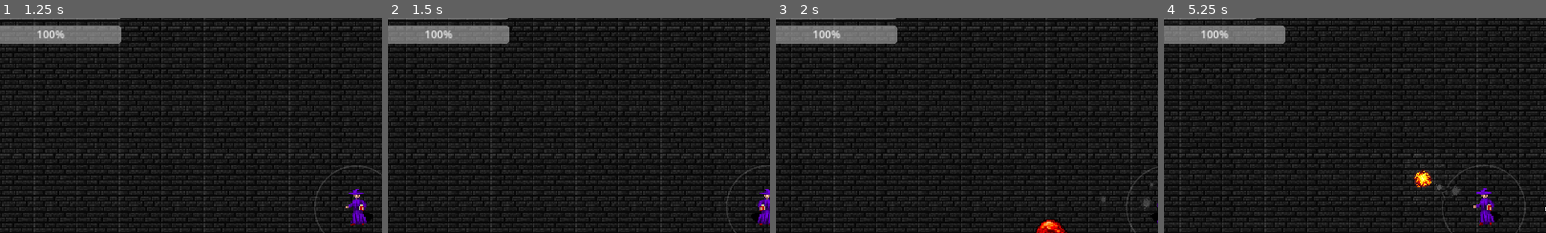
Above: before the commit, frames 1-4 (left to right).
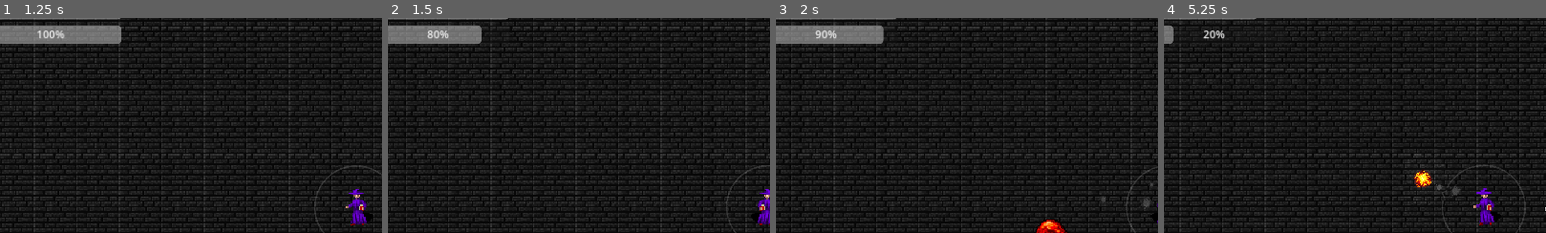
Above: after the commit, the same moments.

Repository: adrianwhatfield/ancient-arena
Game: Godot game, scene res://Scenes/main_menu.tscn
Two runs of this game, one before a commit and one after it. Both use one fixed random seed, a clock stepped at 60 frames per second and the inputs below.
Inputs (mouse positions are % of the whole screen's width and height, from its top left):
- Up to frame 1 (1.25 s): click "START" at 0.5 s
- Up to frame 2 (1.5 s): move the mouse to (72, 45) at 1.27 s; hold D (right) from 1.28 s (still down); click (72, 45) at 1.35 s
- Up to frame 3 (2 s): keep holding D (right)
- Up to frame 4 (5.25 s): move the mouse to (30, 55) at 2.02 s; release D (right) at 2.03 s; hold S (down) 2.03-2.78 s; click (30, 55) at 2.1 s; move the mouse to (60, 28) at 2.77 s; hold D (right) 2.78-3.53 s; click (60, 28) at 2.85 s; move the mouse to (45, 70) at 3.52 s; hold W (up) 3.53-4.28 s; click (45, 70) at 3.6 s; move the mouse to (80, 65) at 4.27 s; hold A (left) from 4.28 s (still down); click (80, 65) at 4.35 s; move the mouse to (20, 35) at 5.02 s; click (20, 35) at 5.1 s
The pictures show only the part of the screen within x 3-53%, y 6-56%; the shares and areas given below are measured in that part.

Frame 1 is identical in both runs. In frame 2, 0.8% of the frame differs, in the area x 9-32%, y 3-12%; in frame 3, 0.5%; in frame 4, 2.4%, in the area x 2-32%, y 3-12%.

Commit message:
Add health and magic regeneration

Diff:
--- a/ancient_arena/Scenes/player.tscn
+++ b/ancient_arena/Scenes/player.tscn
@@ -35,3 +35,8 @@
 
 [node name="Shoot" type="Marker2D" parent="Wand"]
 position = Vector2(38, 0)
+
+[node name="Timer" type="Timer" parent="."]
+autostart = true
+
+[connection signal="timeout" from="Timer" to="." method="_on_timer_timeout"]
--- a/ancient_arena/Scenes/ui.tscn
+++ b/ancient_arena/Scenes/ui.tscn
@@ -1,6 +1,9 @@
-[gd_scene format=3 uid="uid://gq16qto2phgm"]
+[gd_scene load_steps=2 format=3 uid="uid://gq16qto2phgm"]
+
+[ext_resource type="Script" path="res://Scripts/ui.gd" id="1_6v0yi"]
 
 [node name="UI" type="CanvasLayer"]
+script = ExtResource("1_6v0yi")
 
 [node name="UI" type="Control" parent="."]
 layout_mode = 3
--- a/ancient_arena/Scripts/arena.gd
+++ b/ancient_arena/Scripts/arena.gd
@@ -8,9 +8,5 @@
 
 # Called every frame. 'delta' is the elapsed time since the previous frame.
 func _process(delta):
-	$UI/UI/PlayerHealth.value = Stats.player["health_current"]
-	$UI/UI/PlayerHealth.max_value = Stats.player["health"]
-	$UI/UI/PlayerMagic.value = Stats.player["magic_current"]
-	$UI/UI/PlayerMagic.max_value = Stats.player["magic"]
 	if Input.is_action_just_pressed("menu"):
 		get_tree().change_scene_to_file("res://Scenes/main_menu.tscn")
--- a/ancient_arena/Scripts/player.gd
+++ b/ancient_arena/Scripts/player.gd
@@ -1,9 +1,4 @@
 extends CharacterBody2D
-
-var health = Stats.player["health"]
-var health_current = Stats.player["health_current"]
-var speed = Stats.player["speed"]
-var damage = Stats.player["damage"]
 
 var direction = Vector2.ZERO
 var shoot_vector = Vector2.ZERO
@@ -13,11 +8,10 @@
 func _physics_process(delta):
 	direction = Input.get_vector("left", "right", "up", "down")
 	if direction:
-		velocity = direction * speed
+		velocity = direction * Stats.speed
 	else:
-		velocity.x = move_toward(velocity.x, 0, speed)
-		velocity.y = move_toward(velocity.y, 0, speed)
-
+		velocity.x = move_toward(velocity.x, 0, Stats.speed)
+		velocity.y = move_toward(velocity.y, 0, Stats.speed)
 	move_and_slide()
 
 	if velocity.x > 0:
@@ -27,7 +21,8 @@
 
 func _process(delta):
 	get_shoot()
-	if Input.is_action_just_pressed("shoot"):
+	if Input.is_action_just_pressed("shoot") and Stats.magic_current >= 10:
+		Stats.magic_current -= 10
 		shoot()
 
 func shoot():
@@ -50,3 +45,8 @@
 		$Wand.look_at(shoot_vector)
 	elif Stats.gamepad == false:
 		$Wand.look_at(get_global_mouse_position())
+
+
+func _on_timer_timeout():
+	Stats.health_current += Stats.health_regen
+	Stats.magic_current += Stats.magic_regen
--- a/ancient_arena/Scripts/skeleton.gd
+++ b/ancient_arena/Scripts/skeleton.gd
@@ -16,7 +16,7 @@
 		position = position.move_toward(target.position, delta * speed)
 
 func _on_area_entered(area):
-	health -= Stats.player["damage"]
+	health -= Stats.damage
 
 func _on_body_entered(body):
-	Stats.player["health_current"] -= damage
+	Stats.health_current -= damage
--- a/ancient_arena/Scripts/slime.gd
+++ b/ancient_arena/Scripts/slime.gd
@@ -16,7 +16,7 @@
 		position = position.move_toward(target.position, delta * speed)
 
 func _on_area_entered(area):
-	health -= Stats.player["damage"]
+	health -= Stats.damage
 
 func _on_body_entered(body):
-	Stats.player["health_current"] -= damage
+	Stats.health_current -= damage
--- /dev/null
+++ b/ancient_arena/Scripts/ui.gd
@@ -0,0 +1,11 @@
+extends CanvasLayer
+
+@onready var player_health = $UI/PlayerHealth
+@onready var player_magic = $UI/PlayerMagic
+
+func _process(delta):
+	player_health.max_value = Stats.health
+	player_health.value = Stats.health_current
+
+	player_magic.max_value = Stats.magic
+	player_magic.value = Stats.magic_current
--- a/ancient_arena/stats.gd
+++ b/ancient_arena/stats.gd
@@ -2,14 +2,12 @@
 
 var gamepad = false
 
-# Player's Stats
-
-var player = {
-	"health" = 20,
-	"health_current" = 20,
-	"speed" = 150.0,
-	"damage" = 5,
-	"score" = 0,
-	"magic" = 50,
-	"magic_current" = 50,
-}
+var health = 20
+var health_current = 20
+var health_regen = 0
+var speed = 150.0
+var damage = 5
+var score = 0
+var magic = 50
+var magic_current = 50
+var magic_regen = 5
